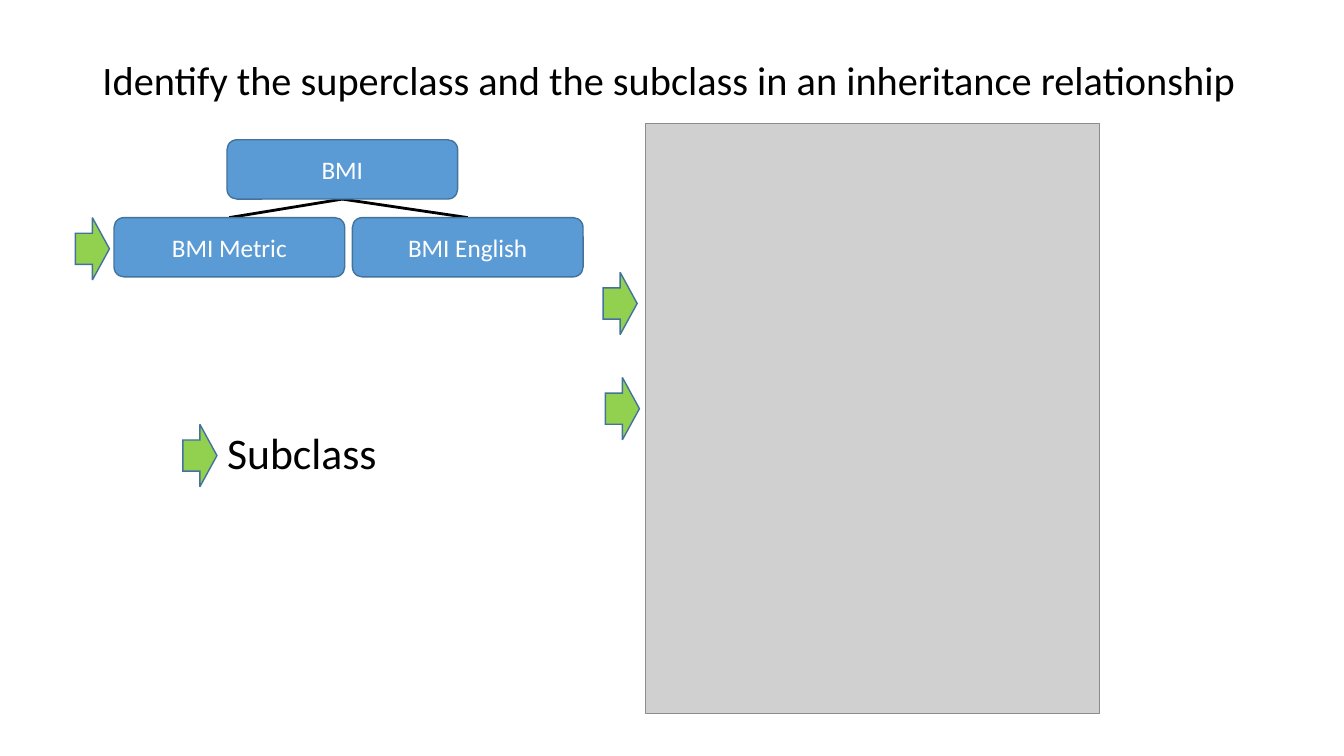
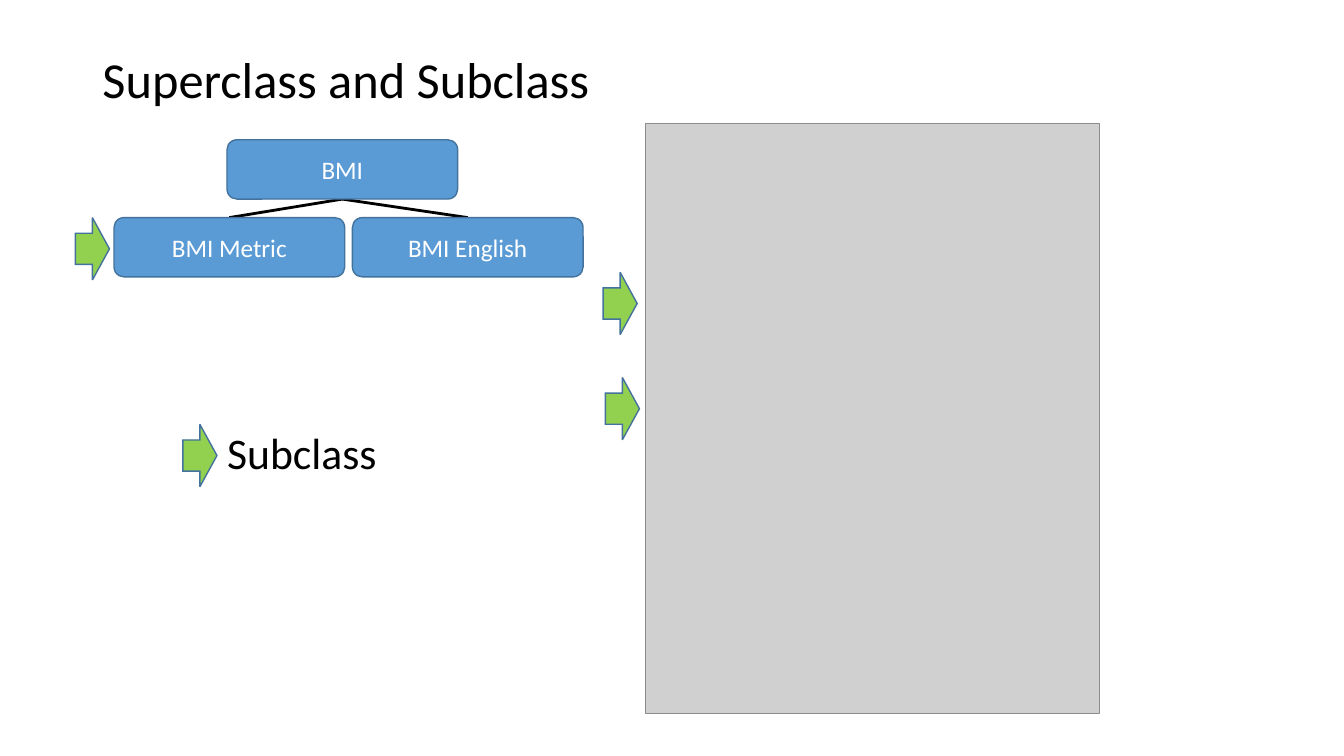
Before and after one commit to EricJPogue/www-epogue-info, a slide deck: slide 21 of CPSC-24500/Week01/2016SpringW01Slides.pptx. Drawn at 1344x756 pixels with LibreOffice and Linux fonts; fonts in the diff are those of the drawing; grey boxes stand for pictures. Boxes give left, top, right and bottom in pixels: in the first picture for what was removed or moved away, otherwise in the second. Text is boxed around its words. In the diff, an @@ line names an element or a change of style, - is before the commit and + after.

```diff
--- a/CPSC-24500/Week01/2016SpringW01Slides.pptx
+++ b/CPSC-24500/Week01/2016SpringW01Slides.pptx
@@ title at box(102, 63, 589, 106): text changed; size 28.8 to 36 pt @@
-Identify the superclass and the subclass in an inheritance relationship
+Superclass and Subclass
```
Also in this commit, not shown: 38 other slides changed, 1 other file.
